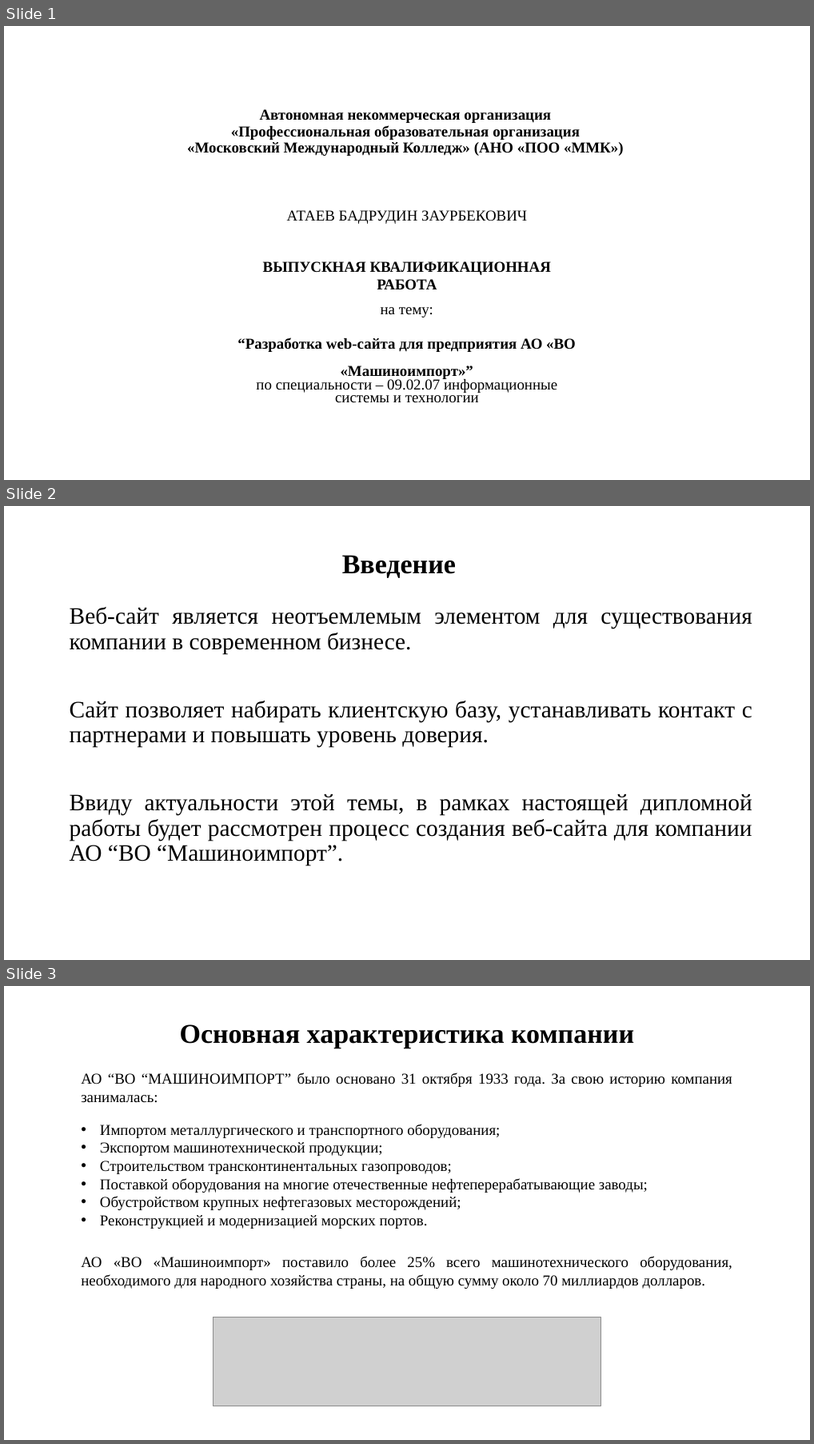
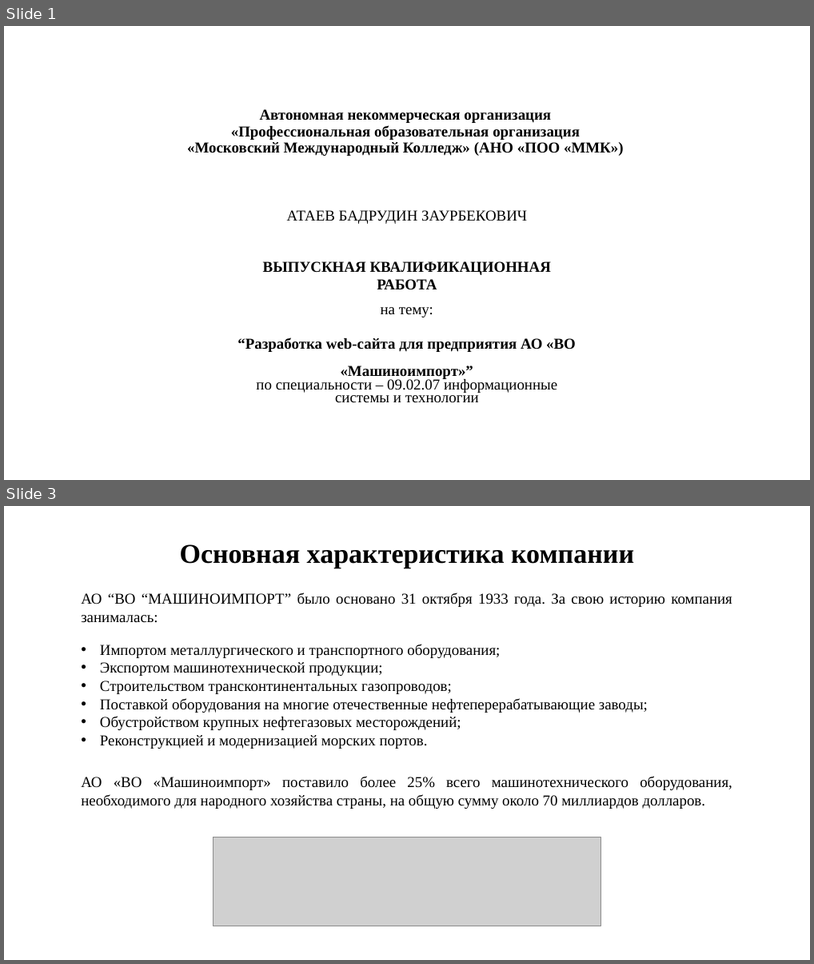
Before and after one commit to AtaevB/Commercial-Website-dev, a slide deck: презентация к диплому.pptx. Shown one above the other, each under a label of ours: slides 1, 2 and 3 before the commit, slides 1 and 3 after it; the slides between them are not shown. The pictures are 814x1444 and 814x964 pixels, drawn with LibreOffice and Linux fonts; fonts in the diff are those of the drawing; grey boxes stand for pictures. Boxes give left, top, right and bottom in pixels: in the first picture for what was removed or moved away, otherwise in the second. Text is boxed around its words. In the diff, an @@ line names an element or a change of style, - is before the commit and + after.

```diff
--- a/презентация к диплому.pptx
+++ b/презентация к диплому.pptx
@@ slide 2 removed at box(4, 506, 810, 960), background #FFFFFF @@
@@ title removed at box(342, 555, 456, 578) @@
-Введение
@@ text removed at box(70, 607, 753, 866) @@
-Веб-сайт является неотъемлемым элементом для существования компании в современном бизнесе.
-Сайт позволяет набирать клиентскую базу, устанавливать контакт с партнерами и повышать уровень доверия.
-Ввиду актуальности этой темы, в рамках настоящей дипломной работы будет рассмотрен процесс создания веб-сайта для компании АО “ВО “Машиноимпорт”.
```
Also in this commit, not shown: 3 slides changed, 4 slides added, 3 other slides removed, 41 other files.
